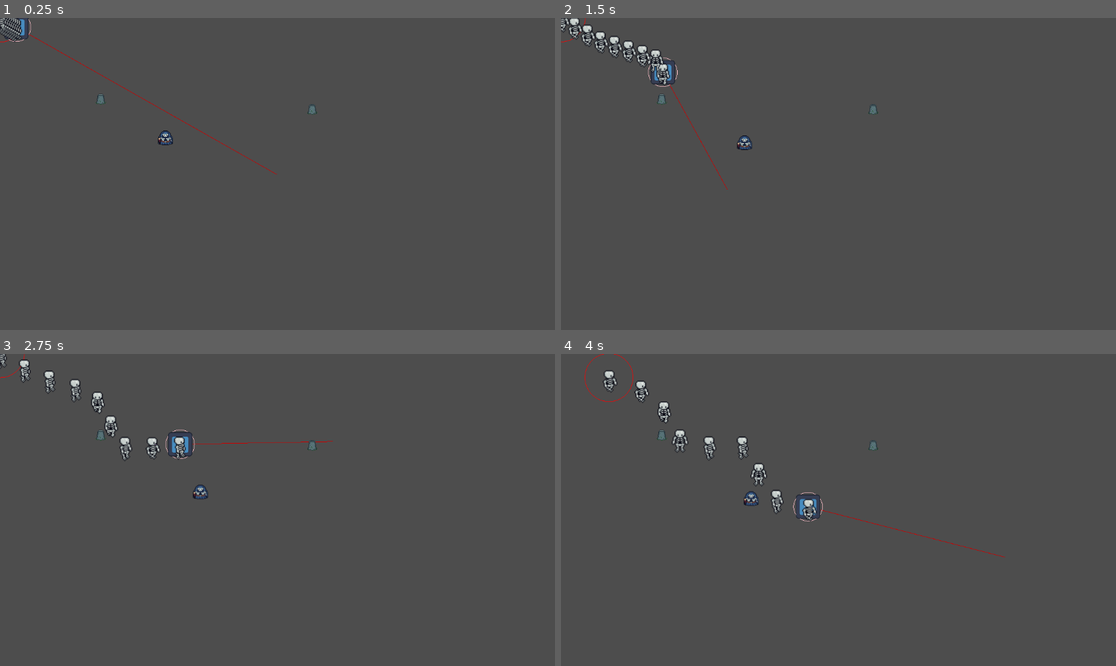
Above: before the commit, frames 1-4 (two rows, left to right).
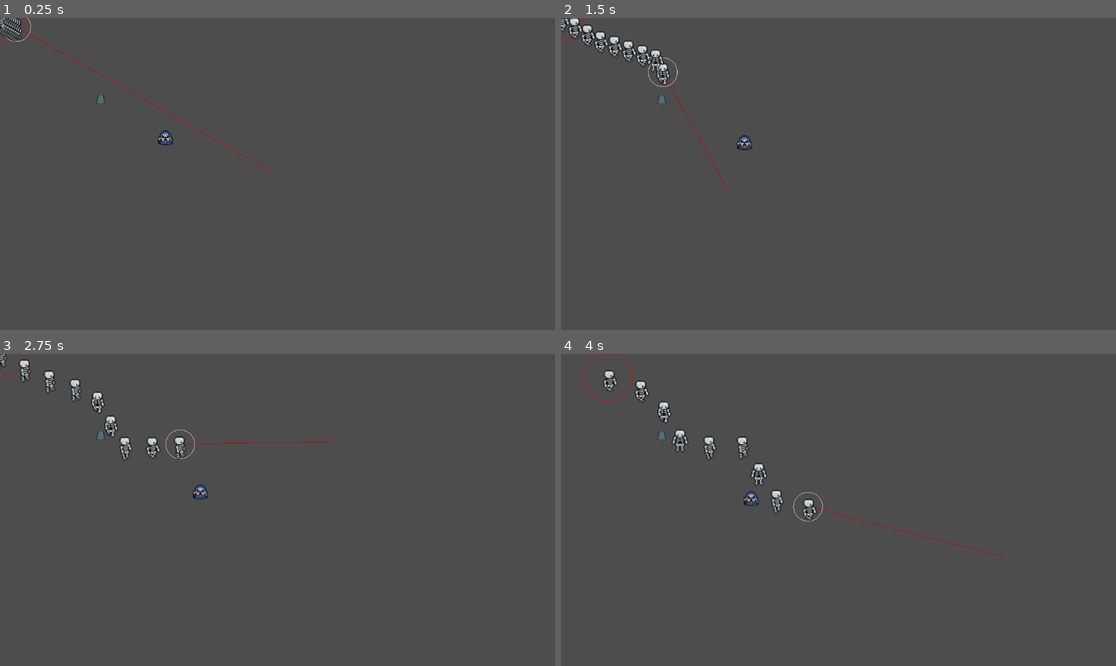
Above: after the commit, the same moments.

Repository: iris-nkhn/Mini-Jam-208
Game: Godot game, scene res://scenes/root.tscn
Two runs of this game, one before a commit and one after it. Both use one fixed random seed, a clock stepped at 60 frames per second and the inputs below. The engine's default icon, where the game draws it, is replaced by a stand-in: a white triangle on a blue panel in a dark square.
Inputs (mouse positions are in pixels of both pictures, inside the frame that each line leads up to):
- Up to frame 1 (0.25 s): no input
- Up to frame 2 (1.5 s): move the mouse to (960, 158) at 0.52 s; hold D (Right) 0.53-1.28 s; move the mouse to (727, 189) at 1.27 s; hold S (Down) from 1.28 s (still down)
- Up to frame 3 (2.75 s): move the mouse to (333, 441) at 2.02 s; release S (Down) at 2.03 s; hold D (Right) from 2.03 s (still down)
- Up to frame 4 (4 s): move the mouse to (810, 572) at 2.77 s; release D (Right) at 2.78 s; hold W (Up) 2.78-3.53 s; move the mouse to (1005, 556) at 3.52 s; hold A (Left) from 3.53 s (still down)

The runs differ from the first frame. In frame 1, 0.1% of the frame differs, in the area x 0-58%, y 0-31%; in frame 2, 0.1%; in frame 3, 0.2%, in the area x 30-58%, y 24-33%; in frame 4, 0.2%.

Commit message:
Work on knight

Diff:
--- a/scenes/enemies/enemy.gd
+++ b/scenes/enemies/enemy.gd
@@ -1,7 +1,9 @@
-class_name Enemy extends StaticBody2D
+class_name Enemy extends CharacterBody2D
 
 enum undead_types{NORMAL, SWORD, ARCHER, HALBERD}
-
+@export var type : undead_types
+var target : Node2D = self
+@export var speed : float = 10
 
 # Called when the node enters the scene tree for the first time.
 func _ready() -> void:
@@ -14,8 +16,19 @@
 
 	pass
 
+func _physics_process(delta: float) -> void:
+	move_towards_target()
+
+	pass
+
 func turn_undead() -> undead_types:
 	print("TUMBA EN CIRCULO")
 	get_parent().queue_free()
 
 	return undead_types.NORMAL
+
+
+func move_towards_target() -> void:
+	velocity = target.global_position - global_position
+	velocity = velocity.normalized() * speed
+	move_and_slide()
--- a/scenes/enemies/enemy.tscn
+++ b/scenes/enemies/enemy.tscn
@@ -4,8 +4,9 @@
 
 [sub_resource type="CircleShape2D" id="CircleShape2D_6xk8f"]
 
-[node name="ENEMIGO" type="StaticBody2D" unique_id=1369882118]
+[node name="ENEMIGO" type="CharacterBody2D" unique_id=1711678911]
 collision_layer = 2
+motion_mode = 1
 script = ExtResource("1_6xk8f")
 
 [node name="CollisionShape2D" type="CollisionShape2D" parent="." unique_id=1675349564]
--- /dev/null
+++ b/scenes/enemies/knight/knight.tscn
@@ -0,0 +1,26 @@
+[gd_scene format=3 uid="uid://bt32a60sjm4d2"]
+
+[ext_resource type="Script" uid="uid://csh2qgqr8qpc7" path="res://scenes/enemies/enemy.gd" id="1_vb1kc"]
+[ext_resource type="Script" uid="uid://c2xs3topqh8nx" path="res://scenes/enemies/knight/search_radius.gd" id="2_1wcmj"]
+
+[sub_resource type="CircleShape2D" id="CircleShape2D_6xk8f"]
+
+[sub_resource type="CircleShape2D" id="CircleShape2D_xlwt4"]
+radius = 200.0
+
+[node name="Knight" type="CharacterBody2D" unique_id=1711678911]
+collision_layer = 2
+motion_mode = 1
+script = ExtResource("1_vb1kc")
+type = 1
+speed = 30.0
+
+[node name="CollisionShape2D" type="CollisionShape2D" parent="." unique_id=1675349564]
+shape = SubResource("CircleShape2D_6xk8f")
+
+[node name="SearchRadius" type="Area2D" parent="." unique_id=2003389709]
+collision_layer = 0
+script = ExtResource("2_1wcmj")
+
+[node name="CollisionShape2D" type="CollisionShape2D" parent="SearchRadius" unique_id=1363423680]
+shape = SubResource("CircleShape2D_xlwt4")
--- /dev/null
+++ b/scenes/enemies/knight/search_radius.gd
@@ -0,0 +1,23 @@
+extends Area2D
+
+# Called when the node enters the scene tree for the first time.
+func _ready() -> void:
+
+	pass # Replace with function body.
+
+
+# Called every frame. 'delta' is the elapsed time since the previous frame.
+func _process(delta: float) -> void:
+	owner.target = get_closest_target()
+	pass
+
+func get_closest_target() -> Node2D:
+
+	var list : Array[Node2D]
+	var closest = owner.target
+	list = get_overlapping_bodies()
+	for i in list:
+		if i is follower or i is necro:
+			if global_position.distance_squared_to(i.global_position) < global_position.distance_squared_to(closest.global_position):
+				closest = i
+	return closest
--- a/scenes/enemies/tombstone/tombstone.tscn
+++ b/scenes/enemies/tombstone/tombstone.tscn
@@ -2,6 +2,7 @@
 
 [ext_resource type="Texture2D" uid="uid://cp8wcwxvxxf4g" path="res://assets/sprites/tombstone_sprite.png" id="1_h4egq"]
 [ext_resource type="PackedScene" uid="uid://dvalkvrcmkk4v" path="res://scenes/enemies/enemy.tscn" id="2_acp2b"]
+[ext_resource type="PackedScene" uid="uid://bt32a60sjm4d2" path="res://scenes/enemies/knight/knight.tscn" id="3_bcf1k"]
 
 [node name="Tombstone" type="Node2D" unique_id=1036289464]
 
@@ -9,3 +10,7 @@
 texture = ExtResource("1_h4egq")
 
 [node name="Enemy" parent="." unique_id=1730699001 instance=ExtResource("2_acp2b")]
+speed = 0.0
+
+[node name="ENEMIGO" parent="." unique_id=1711678911 instance=ExtResource("3_bcf1k")]
+position = Vector2(222, 338)
--- a/scenes/follower/follower_1.gd
+++ b/scenes/follower/follower_1.gd
@@ -1,4 +1,4 @@
-extends Node2D
+class_name follower extends Node2D
 
 @onready var controller = $Controller
 @onready var sprite = $Sprite2D
@@ -43,11 +43,11 @@
 func get_direction(pos : Vector2) -> String:
 	var A := pos # last position
 	var B := global_position # current position
-	var direction := B - A
-	direction = direction.normalized()
-	self.direction = direction
+	var _direction := B - A
+	_direction = _direction.normalized()
+	self.direction = _direction
 
-	var angle = direction.angle()
+	var angle = _direction.angle()
 	var cos_angle = rad_to_deg(cos(angle))
 	var sin_angle = rad_to_deg(sin(angle))
 	queue_redraw()
@@ -65,12 +65,12 @@
 			return "Up"
 		else:
 			return "Down"
-func play_animation_direction(direction : String) -> void:
-	if direction == "Left":
+func play_animation_direction(_direction : String) -> void:
+	if _direction == "Left":
 		animator.play("move_left")
-	if direction == "Right":
+	if _direction == "Right":
 		animator.play("move_right")
-	if direction == "Up":
+	if _direction == "Up":
 		animator.play("move_up")
-	if direction == "Down":
+	if _direction == "Down":
 		animator.play("move_down")
--- a/scenes/follower/follower_1.tscn
+++ b/scenes/follower/follower_1.tscn
@@ -369,8 +369,13 @@
 parameters/idle_blend_space/blend_position = Vector2(-0.0008110404, 0)
 parameters/move_blend_space/blend_position = Vector2(0, 0)
 
-[node name="Area2D" type="Area2D" parent="." unique_id=1529005253]
+[node name="Area2D" type="Area2D" parent="." unique_id=1274580573]
 script = ExtResource("2_b5sj2")
 
 [node name="CollisionShape2D" type="CollisionShape2D" parent="Area2D" unique_id=870890676]
 shape = SubResource("CircleShape2D_s2ble")
+
+[node name="AnimatableBody2D" type="AnimatableBody2D" parent="." unique_id=280078989]
+
+[node name="CollisionShape2D" type="CollisionShape2D" parent="AnimatableBody2D" unique_id=239344784]
+shape = SubResource("CircleShape2D_s2ble")
--- a/scenes/leader/leader.tscn
+++ b/scenes/leader/leader.tscn
@@ -21,6 +21,7 @@
 shape = SubResource("CircleShape2D_jbwig")
 
 [node name="Sprite2D" type="Sprite2D" parent="." unique_id=1054227989]
+visible = false
 scale = Vector2(0.3932153, 0.3932153)
 texture = ExtResource("4_td0t5")
 
--- a/scenes/necro/necro.gd
+++ b/scenes/necro/necro.gd
@@ -1,4 +1,4 @@
-extends CharacterBody2D
+class_name necro extends CharacterBody2D
 
 
 const SPEED = 50
--- a/scenes/root.tscn
+++ b/scenes/root.tscn
@@ -51,6 +51,3 @@
 
 [node name="Tombstone" parent="." unique_id=1036289464 instance=ExtResource("3_lrqlo")]
 position = Vector2(209, 167)
-
-[node name="Tombstone2" parent="." unique_id=821183817 instance=ExtResource("3_lrqlo")]
-position = Vector2(648, 188)
Not shown, added: scenes/enemies/knight/search_radius.gd.uid
